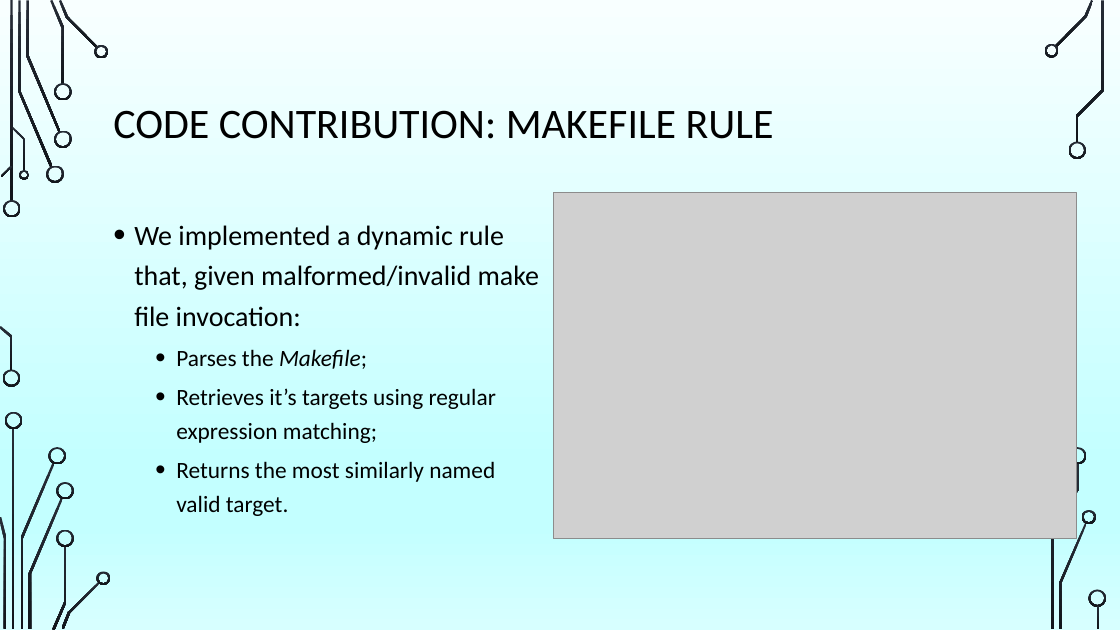
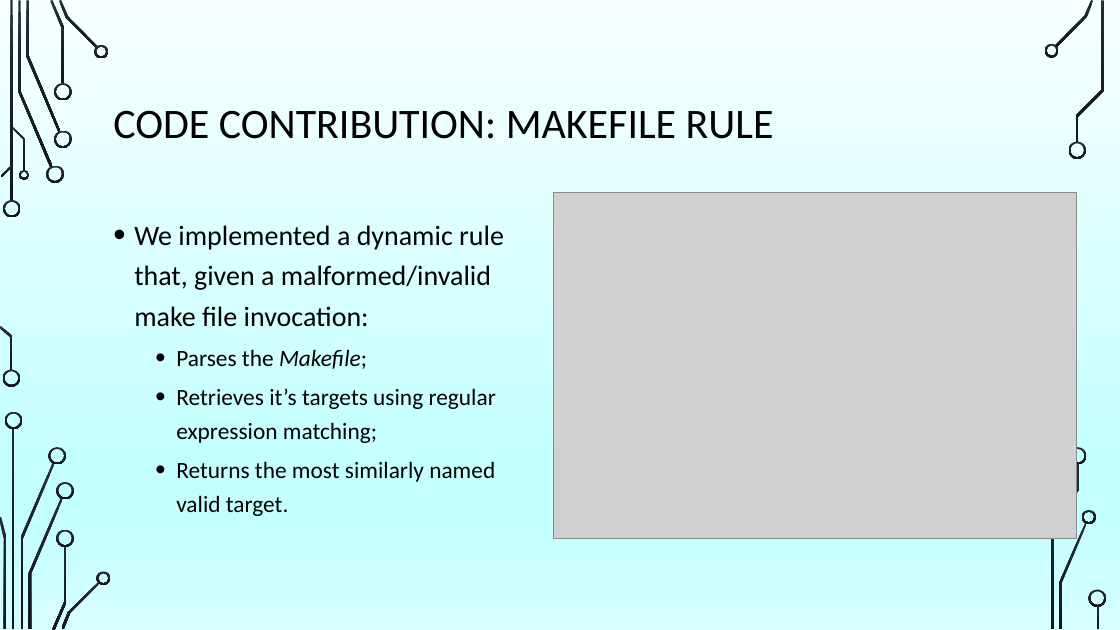
Before and after one commit to dianamoreira/thefuck, a slide deck: slide 20 of ArchSW-docs/The Fuck.pptx. Drawn at 1120x630 pixels with LibreOffice and Linux fonts; fonts in the diff are those of the drawing; grey boxes stand for pictures; background and template pictures are left out. Boxes give left, top, right and bottom in pixels: in the first picture for what was removed or moved away, otherwise in the second. Text is boxed around its words. In the diff, an @@ line names an element or a change of style, - is before the commit and + after.

```diff
--- a/ArchSW-docs/The Fuck.pptx
+++ b/ArchSW-docs/The Fuck.pptx
@@ text at [134,225,504,327]: text changed @@
-• We implemented a dynamic rule that, given malformed/invalid make file invocation:
+• We implemented a dynamic rule that, given a malformed/invalid make file invocation:
```
Also in this commit, not shown: 1 other slide changed, 1 other file.
